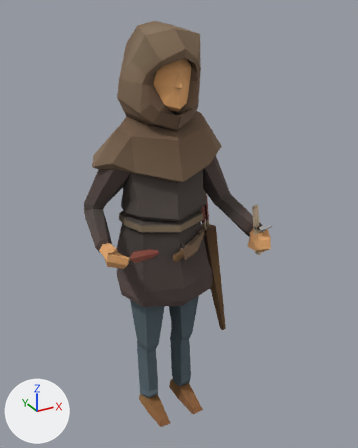
The glTF model models/c_archer.glb: old version first, new version second.
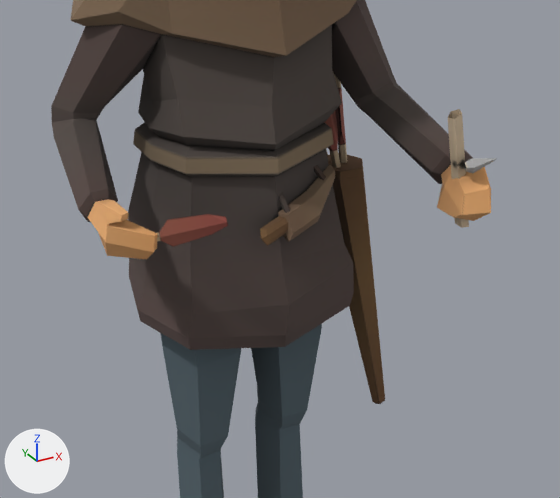
There are two pictures of each version: one whole from a 50 mm lens placed at (-5.69, -10.63, 11.58), pointed at (0.24, 0.15, 6.19), one close up on the part from 17% to 84% of the width and 35% to 83% of the height. The axes (+X, +Y, +Z) are drawn at lower left. The lights are the same throughout. The first two pictures are the older version. Vertices at exactly the same position are counted once.

The older version as bpy lines, for what is in view:
```python
me_archer_mesh_1 = bpy.data.meshes.new('Archer_mesh_1')
me_archer_mesh_1.from_pydata(...)  # 634 vertices, 1185 faces; spans x -2.14..2.14, y -1.81..1.81, z 0.0..11.27
me_archer_mesh_1.materials.append(mat_blinn1sg)  # picture img_archer_basecolor
ob_archer_mesh = bpy.data.objects.new('Archer_mesh', me_archer_mesh_1)
ob_archer_mesh.location = (0.0, 0.0, 0.0)
```
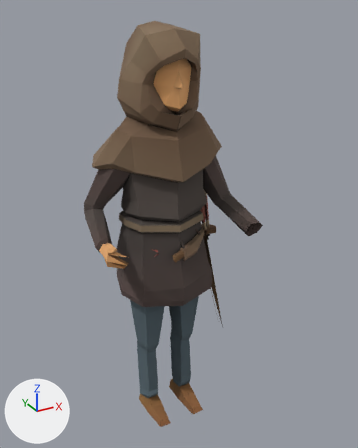
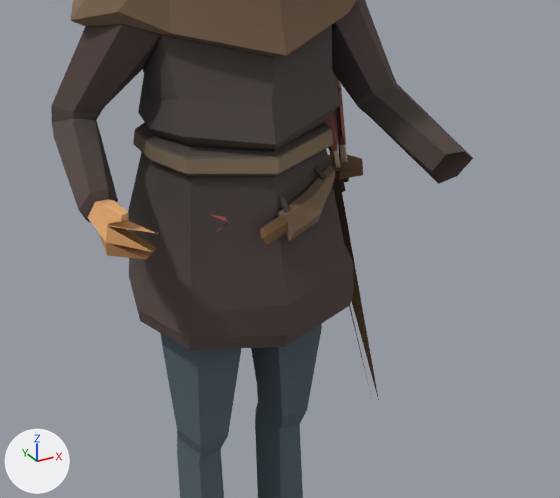
Where the change shows, as pixel boxes [x1, y1, x2, y2] in the close-ups (560 x 498 px):
'Archer_mesh', reshaped
    before: [51, 0, 497, 498]
    after: [51, 0, 473, 498]
part 1 of me_archer_mesh_1, deleted
    before: [463, 158, 497, 174]
part 2 of me_archer_mesh_1, deleted (brown)
    before: [448, 109, 469, 228]
part 3 of me_archer_mesh_1, deleted (brown)
    before: [108, 214, 228, 259]
part 4 of me_archer_mesh_1, deleted (orange)
    before: [432, 152, 491, 221]
part 5 of me_archer_mesh_1, deleted (brown)
    before: [340, 171, 385, 404]

The change in detail:
me_archer_mesh_1 is used by ob_archer_mesh; location (0.0, 0.0, 0.0).
me_archer_mesh_1 had 634 vertices, 1185 faces and spanned x -2.14..2.14, y -1.81..1.81, z 0.0..11.27.
me_archer_mesh_1 now has 562 vertices, 1048 faces and spans x -2.14..2.14, y -1.07..1.81, z 0.0..11.27.
me_archer_mesh_1 part 1: the loose piece of 12 vertices spanning x 1.58..1.94, y -1.71..-1.53, z 6.36..6.52 is deleted.
me_archer_mesh_1 part 2: the loose piece of 10 vertices spanning x 1.43..1.84, y -1.56..-1.33, z 5.61..7.05 is deleted.
Part 3, on me_archer_mesh_1:
13 vertices are removed from x -1.7..-1.39, y -0.64..-0.46, z 5.76..6.1.
36 faces are deleted.
Part 4, on me_archer_mesh_1:
18 vertices are removed from x 1.5..2.1, y -1.81..-1.0, z 5.71..6.35.
40 faces are deleted.
Part 5, on me_archer_mesh_1:
11 vertices are removed from x 1.75..1.9, y 0.03..0.21, z 2.25..2.37.
28 faces are deleted.
Other edits to the shape of me_archer_mesh_1 do not show in these pictures.
